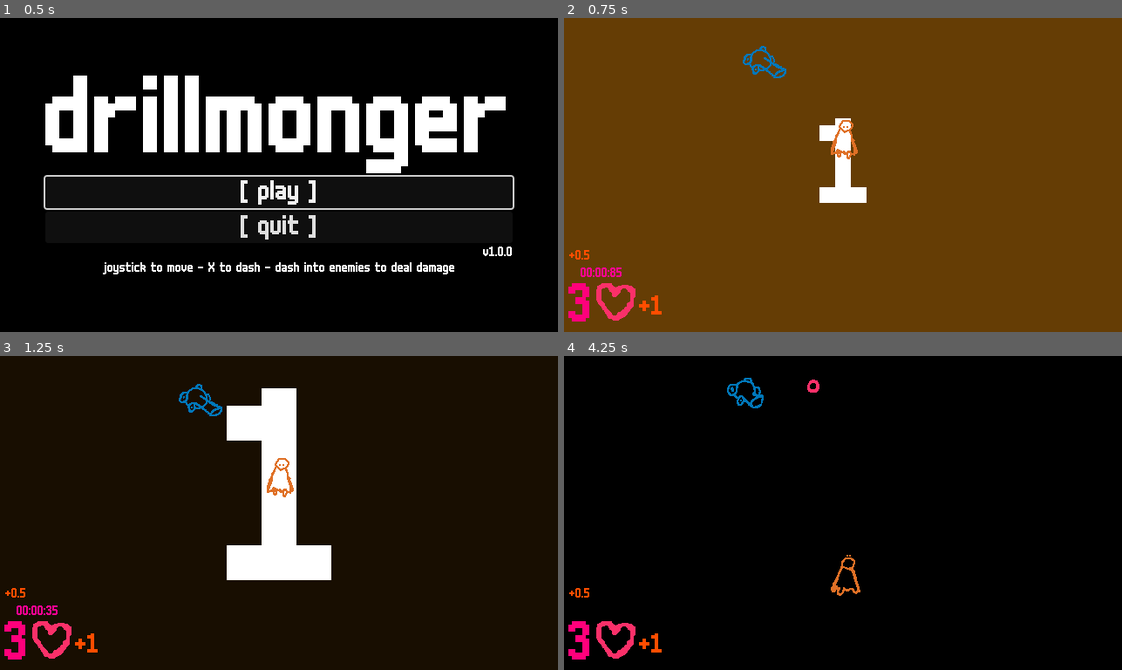
Above: before the commit, frames 1-4 (two rows, left to right).
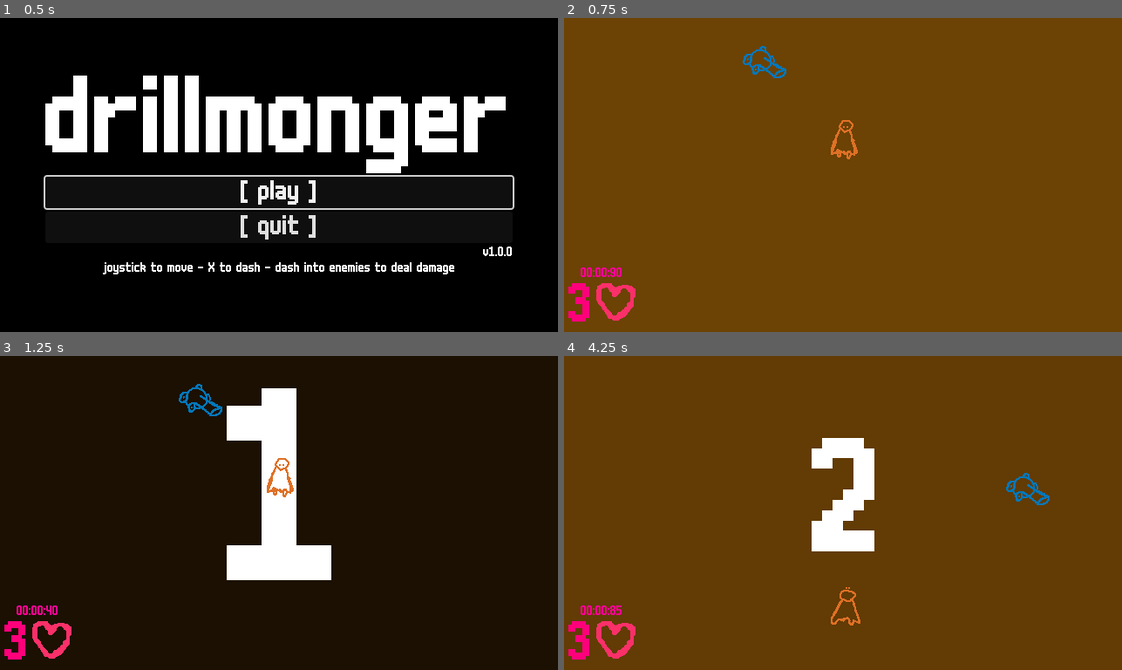
Above: after the commit, the same moments.

Repository: NonGMOTrash/drillmonger
Game: Godot game, scene res://title/title.tscn
The game is run twice, just before and just after one commit, with the same random seed, the same clock (stepped at 60 frames per second) and the same inputs.
Inputs:
- Up to frame 1 (0.5 s): no input
- Up to frame 2 (0.75 s): click "[ play ]" at 0.5 s
- Up to frame 3 (1.25 s): no input
- Up to frame 4 (4.25 s): hold D (right) 1.28-2.03 s; tap Space (dash) every 0.75 s from 1.35 to 3.6 s; hold S (down) 2.03-2.78 s; hold D (right) 2.78-3.53 s; hold W (up) from 3.53 s (still down)

Frame 1 is identical in both runs. In frame 2, 1.2% of the frame differs, in the area x 0-55%, y 31-95%; in frame 3, 0.2%; in frame 4, 99%, in the area x 0-100%, y 0-100%.

Commit message:
added invuln to crossover and after hitting an enemy

Diff:
--- a/entity/cannon/cannon.gd
+++ b/entity/cannon/cannon.gd
@@ -12,7 +12,7 @@
 
 var player: Player
 
-var projectile: PackedScene = preload("res://projectile/pellet/pellet.tscn")
+var projectile: PackedScene = preload("res://projectile/ball/ball.tscn")
 var startup_time: float = STARTUP_TIME
 var shot_time: float = 0.0
 
--- a/entity/entity.gd
+++ b/entity/entity.gd
@@ -10,6 +10,8 @@
 var direction: Vector2
 var health: int = 3
 var damage: int = 1
+
+signal crossed_map_border
 
 func _physics_process(delta: float) -> void:
 	if direction != Vector2.ZERO:
@@ -24,13 +26,17 @@
 
 	if global_position.x > MAP_BORDER.x:
 		global_position.x = 0
+		crossed_map_border.emit()
 	if global_position.x < 0:
 		global_position.x = MAP_BORDER.x
+		crossed_map_border.emit()
 
 	if global_position.y > MAP_BORDER.y:
 		global_position.y = 0
+		crossed_map_border.emit()
 	if global_position.y < 0:
 		global_position.y = MAP_BORDER.y
+		crossed_map_border.emit()
 
 func die() -> void:
 	queue_free()
--- a/entity/player/player.gd
+++ b/entity/player/player.gd
@@ -8,6 +8,8 @@
 const DASH_STRENGTH: float = 1000.0
 const PARRY_WINDOW: float = 0.016
 const PARRY_LOCKOUT: float = 0.1
+const PARRY_INVULN_TIME: float = 0.05
+const CROSSOVER_INVULN_TIME: float = 0.15
 const DAMAGE: int = 1
 const HIT_KNOCKBACK: float = 700.0
 
@@ -26,6 +28,9 @@
 var parrying_time: float = 0
 var parrying_lockout: float = 0
 var parry_success: bool = false
+var invuln_time: float = 0
+var recent_crossovers: int = 0 # counts the crossovers in the last second to prevent cheesing with the invuln
+var crossover_reset_time: float = 1.0
 
 func _init() -> void:
 	accel = 250 * 60
@@ -100,10 +105,20 @@
 	elif direction.x < 0:
 		sprite.flip_h = true
 
+	if hurtbox.monitoring == false and invuln_time > 0:
+		invuln_time -= delta
+		if invuln_time <= 0:
+			hurtbox.monitoring = true
+
+	crossover_reset_time -= delta
+	if crossover_reset_time <= 0:
+		crossover_reset_time = 2.0
+		recent_crossovers = 0
+
 	super._physics_process(delta)
 
 func _on_parrybox_area_entered(area: Area2D) -> void:
-	if parrying_time <= 0 or not area.get_parent() is Projectile:
+	if parrying_time <= 0 or (not area.get_parent() is Projectile) or invuln_time > 0:
 		return
 	else:
 		var projectile: Projectile = area.get_parent()
@@ -117,7 +132,9 @@
 		var particle: Particle = PARTICLE_PARRY.instantiate()
 		particle.global_position = global_position
 		get_tree().current_scene.add_child(particle)
-		main.room_time -= 0.5
+		if main.room_time <= main.room_time_expected:
+			main.room_time -= 0.5
+			main.hud_animation.play("parry")
 
 		var sound: Sound = SFX_PARRY.instantiate()
 		get_tree().current_scene.add_child(sound)
@@ -128,12 +145,13 @@
 			if overlapping_hitbox.get_parent() is Projectile:
 				overlapping_hitbox.get_parent().queue_free()
 
-		hurtbox.monitoring = true
+		start_invuln(PARRY_INVULN_TIME)
 
 func _on_hitbox_area_entered(area: Area2D) -> void:
 	if area.get_parent() is Entity and area.get_parent() != self:
 		velocity = -global_position.direction_to(area.get_parent().global_position).normalized() * HIT_KNOCKBACK
 		main.hitstop(3)
+		start_invuln(0.05)
 
 func _on_hitstop_timeout() -> void:
 	if health > 0:
@@ -152,5 +170,15 @@
 		main.intensity_mult = 0.6
 		main.new_room(true)
 
+func _on_crossed_map_border() -> void:
+	recent_crossovers += 1
+	if recent_crossovers < 5:
+		start_invuln(CROSSOVER_INVULN_TIME)
+
 func die() -> void:
 	main.show_results()
+
+func start_invuln(duration: float) -> void:
+	hurtbox.set_deferred("monitoring", false)
+	hurtbox.set_deferred("monitorable", false)
+	invuln_time = duration
--- a/entity/player/player.tscn
+++ b/entity/player/player.tscn
@@ -210,6 +210,7 @@
 [node name="AudioListener2D" type="AudioListener2D" parent="."]
 current = true
 
+[connection signal="crossed_map_border" from="." to="." method="_on_crossed_map_border"]
 [connection signal="tree_exiting" from="." to="." method="_on_tree_exiting"]
 [connection signal="was_hit" from="hurtbox" to="." method="_on_hurtbox_was_hit"]
 [connection signal="area_entered" from="hitbox" to="." method="_on_hitbox_area_entered"]
--- a/main/main.gd
+++ b/main/main.gd
@@ -62,7 +62,7 @@
 
 func clear_room(was_hit: bool = false):
 	if not was_hit:
-		hitstop(6)
+		hitstop(8)
 
 	if was_hit:
 		bg_animation.play("flash_red")
@@ -106,7 +106,7 @@
 					expected_time = 0.92
 				ENEMY_TYPES.MAGE:
 					enemy = MAGE.instantiate() as Mage
-					cost = 4.5
+					cost = 5.5
 					expected_time = 2.5
 			if cost <= difficulty_budget or difficulty_budget < 1.0:
 				break #                           cheapest cost /\
@@ -131,7 +131,7 @@
 			break
 
 	enemy_count = enemies_left
-	room_time_expected = pow(room_time_expected, 1.2)
+	#room_time_expected = pow(room_time_expected, 1.2)
 
 func on_enemy_killed() -> void:
 	bg_animation.play("flash_orange_quick")
@@ -149,6 +149,7 @@
 func show_results() -> void:
 	#process_mode = PROCESS_MODE_ALWAYS
 	#room.process_mode = PROCESS_MODE_PAUSABLE
+	hitstop_timer.process_mode = Node.PROCESS_MODE_DISABLED
 	hud.visible = false
 	get_tree().paused = true
 
@@ -160,7 +161,7 @@
 	results_button_again.grab_focus()
 
 func hitstop(frames: int) -> void:
-	if is_inside_tree() and is_instance_valid(hitstop_timer):
+	if is_inside_tree() and hitstop_timer.is_inside_tree():
 		hitstop_timer.wait_time = (frames as float)/60.0
 		hitstop_timer.start()
 		get_tree().paused = true
--- a/main/main.tscn
+++ b/main/main.tscn
@@ -151,7 +151,7 @@
 "times": PackedFloat32Array(0),
 "transitions": PackedFloat32Array(1),
 "update": 0,
-"values": [Color(1, 0.3, 0, 1)]
+"values": [Color(1, 0.3, 0, 0)]
 }
 tracks/3/type = "value"
 tracks/3/imported = false
@@ -175,7 +175,7 @@
 "times": PackedFloat32Array(0),
 "transitions": PackedFloat32Array(1),
 "update": 1,
-"values": ["+0.5"]
+"values": [""]
 }
 
 [sub_resource type="Animation" id="Animation_hys7r"]
@@ -423,7 +423,6 @@
 offset_top = -2.0
 offset_right = 27.0
 offset_bottom = 12.0
-text = "+0.5"
 horizontal_alignment = 1
 vertical_alignment = 2
 
@@ -455,7 +454,7 @@
 [node name="anchor" type="Node2D" parent="HUD/HBoxContainer"]
 
 [node name="heal" type="Label" parent="HUD/HBoxContainer/anchor"]
-modulate = Color(1, 0.3, 0, 1)
+modulate = Color(1, 0.3, 0, 0)
 texture_filter = 1
 offset_left = 81.0
 offset_right = 109.0
--- a/projectile/pellet/pellet.tscn
+++ b/projectile/ball/ball.tscn
@@ -1,7 +1,7 @@
 [gd_scene load_steps=7 format=3 uid="uid://coj6bef28fbl2"]
 
-[ext_resource type="Script" path="res://projectile/projectile.gd" id="1_r52qf"]
-[ext_resource type="Texture2D" uid="uid://cmo42mxfphqh7" path="res://projectile/pellet/ball.png" id="2_rq61q"]
+[ext_resource type="Script" path="res://projectile/projectile.gd" id="1_2yf1c"]
+[ext_resource type="Texture2D" uid="uid://cmo42mxfphqh7" path="res://projectile/ball/ball.png" id="2_1vj3w"]
 
 [sub_resource type="Animation" id="Animation_6axt0"]
 length = 0.001
@@ -44,15 +44,15 @@
 [sub_resource type="CircleShape2D" id="CircleShape2D_rppvy"]
 radius = 6.0
 
-[node name="pellet" type="CharacterBody2D"]
-script = ExtResource("1_r52qf")
+[node name="ball" type="CharacterBody2D"]
+script = ExtResource("1_2yf1c")
 speed = 400.0
 range = 2000.0
 damage = 1
 
 [node name="Sprite2D" type="Sprite2D" parent="."]
 texture_filter = 1
-texture = ExtResource("2_rq61q")
+texture = ExtResource("2_1vj3w")
 offset = Vector2(0, 1)
 
 [node name="AnimationPlayer" type="AnimationPlayer" parent="Sprite2D"]
--- a/projectile/projectile.gd
+++ b/projectile/projectile.gd
@@ -37,7 +37,7 @@
 		global_position.y = MAP_BORDER.y
 
 func _on_hitbox_area_entered(area: Area2D) -> void:
-	if area.get_parent() == source and distance_traveled < 20:
+	if area.get_parent() == source and distance_traveled < 20 or area.monitorable == false:
 		return
 	else:
 		queue_free()
Renamed: projectile/pellet/ball.png -> projectile/ball/ball.png
Not shown, changed: projectile/ball/ball.png.import
